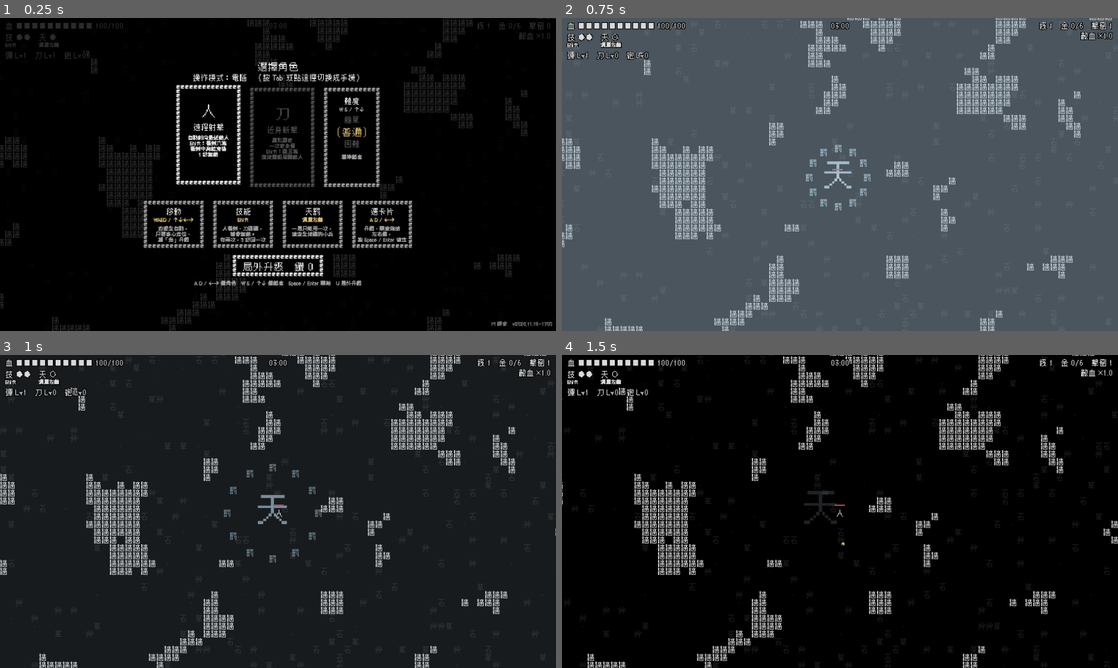
Above: before the commit, frames 1-4 (two rows, left to right).
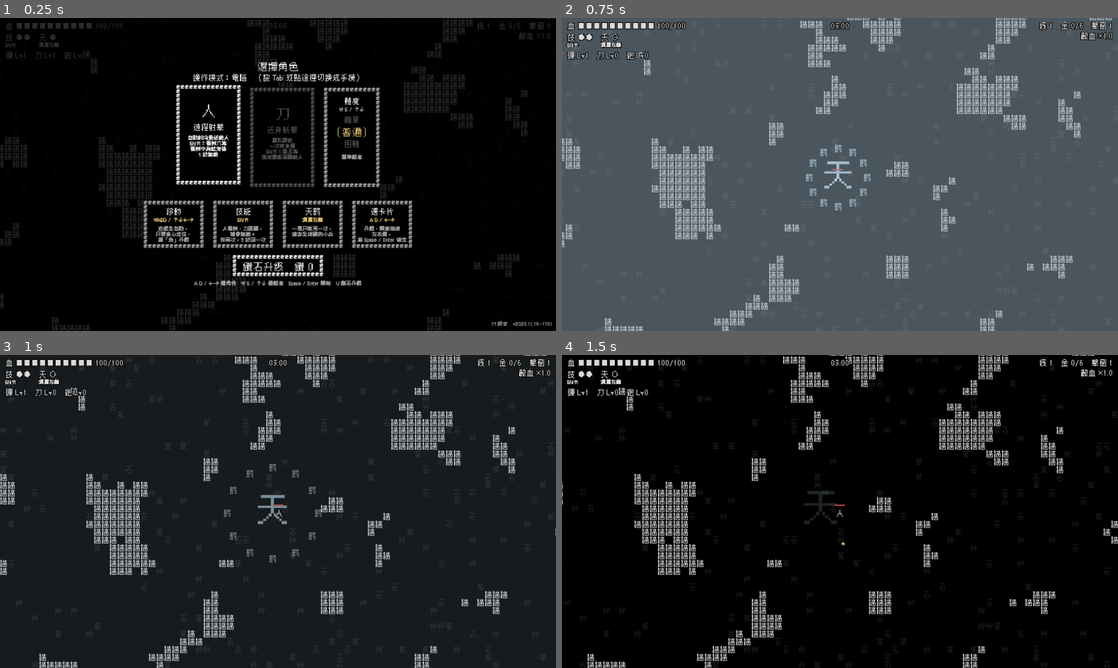
Above: after the commit, the same moments.

Repository: Scottcw1006/text-survivors
Game: Godot game, scene res://main.tscn
The game is run twice, just before and just after one commit, with the same random seed, the same clock (stepped at 60 frames per second) and the same inputs.
Inputs (mouse positions are in pixels of both pictures, inside the frame that each line leads up to):
- Up to frame 1 (0.25 s): no input
- Up to frame 2 (0.75 s): tap Enter at 0.5 s; move the mouse to (962, 158) at 0.52 s; hold Right (move_right) from 0.53 s (still down); tap U (meta) at 0.6 s; click (962, 158) at 0.67 s
- Up to frame 3 (1 s): keep holding Right (move_right)
- Up to frame 4 (1.5 s): release Right (move_right) at 1.25 s; drag from (728, 527) to (812, 574) at 1.27 s

The runs differ from the first frame. In frame 1, 0.2% of the frame differs, in the area x 43-100%, y 78-99%; in frame 2, nothing differs; in frame 3, nothing differs; in frame 4, nothing differs.

Commit message:
「局外升級」改名為「鑽石升級」
Co-Authored-By: Claude Opus 5.5 <noreply@anthropic.com>

Diff:
--- a/main.gd
+++ b/main.gd
@@ -489,7 +489,7 @@
 var touch: TouchControls            # 手機觸控（虛擬搖桿、技/天按鍵）
 var audio: GameAudio                # 音樂與音效
 var pause_menu: PauseMenu           # 暫停畫面（音量設定）
-var meta_menu: MetaMenu             # 局外升級畫面
+var meta_menu: MetaMenu             # 鑽石升級畫面
 var rerolls_left := 0               # 這一局升級時還能重抽幾次
 var tokens_earned := -1             # 這一局拿到幾個 鑽（結算時算一次）
 var _ignore_click_frame := -1       # 點暫停畫面的「繼續」那一格，不要觸發天罰
@@ -657,8 +657,8 @@
 		"confirm": [KEY_SPACE, KEY_ENTER, KEY_KP_ENTER],  # 選單確定：Space 左手就按得到，Enter 也可以
 		"toggle_mode": [KEY_TAB],    # 選角畫面切換手機／電腦操作
 		"reroll": [KEY_R],           # 升級時重抽
-		"meta": [KEY_U],             # 選角畫面打開局外升級
-		"meta_reset": [KEY_BACKSPACE],  # 局外升級：全部重置
+		"meta": [KEY_U],             # 選角畫面打開鑽石升級
+		"meta_reset": [KEY_BACKSPACE],  # 鑽石升級：全部重置
 		"pause": [KEY_ESCAPE],       # 遊戲中暫停／繼續
 		"mute": [KEY_M],             # 靜音／取消靜音（任何時候都可以）
 	}
@@ -712,7 +712,7 @@
 		_apply_meta_start()
 
 
-## 開局套用局外升級：一般升級先升好、重抽次數、開局寶箱
+## 開局套用鑽石升級：一般升級先升好、重抽次數、開局寶箱
 func _apply_meta_start() -> void:
 	var who: String = CHARACTERS[character].glyph
 	for u: Dictionary in UPGRADES:
@@ -725,7 +725,7 @@
 	_update_hud()
 
 
-# ---------- 局外升級 ----------
+# ---------- 鑽石升級 ----------
 
 func open_meta() -> void:
 	audio.play("ui_ok")
@@ -793,7 +793,7 @@
 	meta_menu.queue_redraw()
 
 
-## 手機／滑鼠點局外升級畫面：點一行選它，再點一次升級；點「返回」離開
+## 手機／滑鼠點鑽石升級畫面：點一行選它，再點一次升級；點「返回」離開
 func meta_tap(pos: Vector2) -> void:
 	if meta_menu.back_at(pos):
 		close_meta()
@@ -825,11 +825,11 @@
 	var descs := DIFFICULTIES.map(func(d: Dictionary) -> String: return d.desc)
 	if is_touch:
 		level_cards.show_cards("選擇角色", cards, character, "點卡片選擇，再點一次開始",
-				"操作模式：手機　（點這裡切換成電腦）", TUTORIAL_TIPS_TOUCH, "局外升級　鑽 %d" % Meta.tokens)
+				"操作模式：手機　（點這裡切換成電腦）", TUTORIAL_TIPS_TOUCH, "鑽石升級　鑽 %d" % Meta.tokens)
 		level_cards.set_options("難度", names, difficulty, "點選", descs)
 	else:
-		level_cards.show_cards("選擇角色", cards, character, "A D / ←→ 選角色　W S / ↑↓ 選難度　Space / Enter 開始　U 局外升級",
-				"操作模式：電腦　（按 Tab 或點這裡切換成手機）", TUTORIAL_TIPS, "局外升級　鑽 %d" % Meta.tokens)
+		level_cards.show_cards("選擇角色", cards, character, "A D / ←→ 選角色　W S / ↑↓ 選難度　Space / Enter 開始　U 鑽石升級",
+				"操作模式：電腦　（按 Tab 或點這裡切換成手機）", TUTORIAL_TIPS, "鑽石升級　鑽 %d" % Meta.tokens)
 		level_cards.set_options("難度", names, difficulty, "W S / ↑↓", descs)
 
 
--- a/meta.gd
+++ b/meta.gd
@@ -1,8 +1,8 @@
 class_name Meta
 extends RefCounted
-## 局外成長（rogue-like）：鑽 和局外升級，存在 user://meta.cfg，關掉遊戲再開也還在。
+## 局外成長（rogue-like）：鑽 和鑽石升級，存在 user://meta.cfg，關掉遊戲再開也還在。
 ## - 每玩滿一分鐘拿 1 個 鑽，一局最多 3 個；打倒最終王再多 2 個
-## - 局外升級：一般升級提前升級（最高 3 級）、重抽次數（最高 2 級）、開局寶箱（最高 2 級）
+## - 鑽石升級：一般升級提前升級（最高 3 級）、重抽次數（最高 2 級）、開局寶箱（最高 2 級）
 
 const PATH := "user://meta.cfg"
 const TOKEN_PER_MINUTE := 1
@@ -11,7 +11,7 @@
 const BASE_REROLLS := 3
 const REROLL_PER_LEVEL := 3
 
-## 局外升級的項目：id、名稱、最高等級、每一級要幾個 鑽
+## 鑽石升級的項目：id、名稱、最高等級、每一級要幾個 鑽
 ## 一般升級的 id 跟 main.gd 的 UPGRADES 一樣（power、haste…），前面加 "up_"
 const ITEMS := [
 	{"id": "up_power",  "icon": "力", "name": "攻擊力",   "max": 3, "cost": [1, 1, 1]},
--- a/meta_menu.gd
+++ b/meta_menu.gd
@@ -1,6 +1,6 @@
 class_name MetaMenu
 extends Control
-## 局外升級畫面（選角畫面進來）：一圈「框」字的面板，一行一個項目，用 鑽 升級。
+## 鑽石升級畫面（選角畫面進來）：一圈「框」字的面板，一行一個項目，用 鑽 升級。
 ## 鍵盤：W S 選、Space / Enter 升級、Backspace 全部重置、Esc 或 U 返回。
 ## 手機：點一行選它、再點一次升級；點「重置」退回全部 鑽（要點兩次確認）；點「返回」離開。
 
@@ -67,7 +67,7 @@
 			if cx == 0 or cy == 0 or cx == COLS - 1 or cy == rows - 1:
 				_text("框", o + Vector2((cx + 0.5) * CELL, (cy + 0.5) * CELL), 17, COLOR_DIM, true)
 	var mid := o.x + w / 2.0
-	_text("局外升級", Vector2(mid, o.y + 52.0), 44, COLOR_ON, true)
+	_text("鑽石升級", Vector2(mid, o.y + 52.0), 44, COLOR_ON, true)
 	_text("鑽　%d" % Meta.tokens, Vector2(mid, o.y + 100.0), 33, COLOR_PICK, true)
 
 	_row_rects.clear()
--- a/version.gd
+++ b/version.gd
@@ -1,2 +1,2 @@
 ## 由 build_web.sh 自動產生，不要手改
-const TEXT := "v2026.11.18-1700"
+const TEXT := "v2026.11.18-1701"
Renamed: docs/game_20261118-170048.apple-touch-icon.png -> docs/game_20261118-170141.apple-touch-icon.png
Renamed: docs/game_20261118-170048.icon.png -> docs/game_20261118-170141.icon.png
Renamed: docs/game_20261118-170048.png -> docs/game_20261118-170141.png
Not shown, removed: docs/game_20261118-165058.pck
Not shown, added: docs/game_20261118-170141.audio.position.worklet.js
Not shown, added: docs/game_20261118-170141.audio.worklet.js
Not shown, added: docs/game_20261118-170141.js
Not shown, added: docs/game_20261118-170141.pck
Not shown, added: docs/game_20261118-170141.wasm
